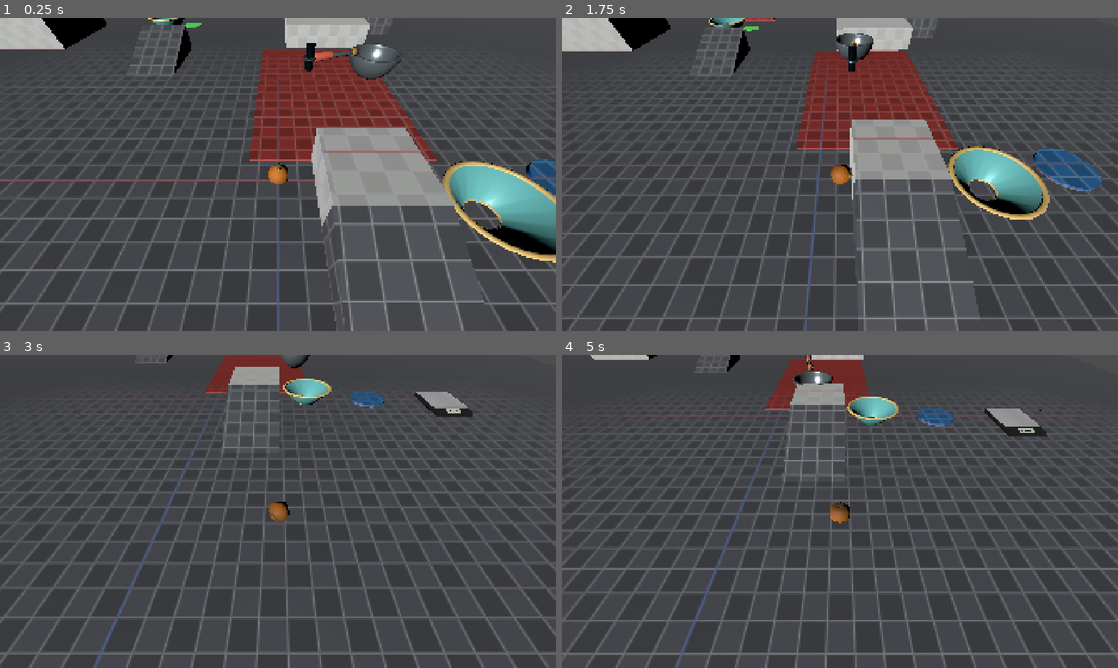
Above: before the commit, frames 1-4 (two rows, left to right).
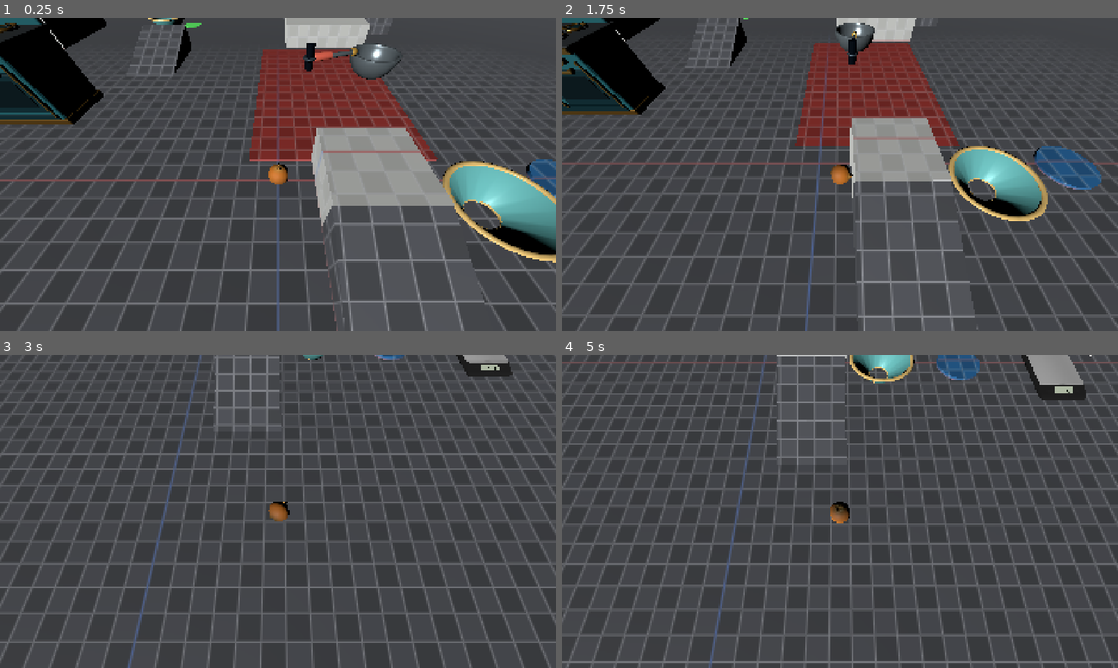
Above: after the commit, the same moments.

Repository: DestroyerMob/rolypoly
Game: Godot game, scene res://scenes/gym_pieces.tscn
Two runs of this game, one before a commit and one after it. Both use one fixed random seed, a clock stepped at 60 frames per second and the inputs below. This scene is started directly instead of the project's main scene.
Inputs (mouse positions are in pixels of both pictures, inside the frame that each line leads up to):
- Up to frame 1 (0.25 s): no input
- Up to frame 2 (1.75 s): tap Enter at 0.5 s; move the mouse to (962, 158) at 0.52 s; hold D (right) 0.53-1.28 s; hold E (interact_door, bound only after the commit) 0.53-1.28 s; click (962, 158) at 0.67 s; tap Space (jump) at 0.77, 1.52 s; tap F (interact_fire, bound only after the commit) at 0.8, 1.35 s; move the mouse to (728, 190) at 1.27 s; hold S (backward) from 1.28 s (still down); click (728, 190) at 1.42 s; tap X at 1.55 s
- Up to frame 3 (3 s): move the mouse to (333, 442) at 2.02 s; release S (backward) at 2.03 s; hold D (right) 2.03-2.78 s; hold X 2.03-2.78 s; click (333, 442) at 2.17 s; tap Z at 2.3, 2.85 s; move the mouse to (250, 574) at 2.77 s; hold W (forward) from 2.78 s (still down); click (250, 574) at 2.92 s
- Up to frame 4 (5 s): tap Space (jump) at 3.02, 3.77, 4.52 s; tap E (interact_door, bound only after the commit) at 3.05, 4.35 s; move the mouse to (1006, 558) at 3.52 s; release W (forward) at 3.53 s; hold F (interact_fire, bound only after the commit) 3.53-4.28 s; hold A (left) from 3.53 s (still down); click (1006, 558) at 3.6 s; move the mouse to (673, 464) at 4.27 s; click (673, 464) at 4.42 s; tap X at 4.55 s

The runs differ from the first frame. In frame 1, 4.6% of the frame differs, in the area x 0-19%, y 0-34%; in frame 2, 18%; in frame 3, 18%; in frame 4, 26%, in the area x 0-100%, y 0-100%.

Commit message:
oven

Diff:
--- a/project.godot
+++ b/project.godot
@@ -68,6 +68,16 @@
 "events": [Object(InputEventMouseButton,"resource_local_to_scene":false,"resource_name":"","device":-1,"window_id":0,"a …(259 unchanged characters)…
 ]
 }
+interact_fire={
+"deadzone": 0.2,
+"events": [Object(InputEventKey,"resource_local_to_scene":false,"resource_name":"","device":-1,"window_id":0,"alt_pressed":false,"shift_pressed":false,"ctrl_pressed":false,"meta_pressed":false,"pressed":false,"keycode":0,"physical_keycode":70,"key_label":0,"unicode":102,"location":0,"echo":false,"script":null)
+]
+}
+interact_door={
+"deadzone": 0.2,
+"events": [Object(InputEventKey,"resource_local_to_scene":false,"resource_name":"","device":-1,"window_id":0,"alt_pressed":false,"shift_pressed":false,"ctrl_pressed":false,"meta_pressed":false,"pressed":false,"keycode":0,"physical_keycode":69,"key_label":0,"unicode":101,"location":0,"echo":false,"script":null)
+]
+}
 
 [physics]
 
--- a/scenes/gym_pieces.tscn
+++ b/scenes/gym_pieces.tscn
@@ -15,6 +15,7 @@
 [ext_resource type="PackedScene" uid="uid://d368ew4qamyqu" path="res://scenes/obstacles/knife.tscn" id="13_7pkvk"]
 [ext_resource type="PackedScene" uid="uid://1wtqcea6r5i0" path="res://scenes/obstacles/scale.tscn" id="14_ydhvk"]
 [ext_resource type="PackedScene" uid="uid://bb3evr04ihd2t" path="res://scenes/flag_hole.tscn" id="15_0rc31"]
+[ext_resource type="PackedScene" path="res://scenes/props/distinct_oven.tscn" id="16_oven"]
 
 [sub_resource type="StandardMaterial3D" id="StandardMaterial3D_dmhqh"]
 albedo_color = Color(0.35, 0.88, 0.38, 1)
@@ -38,6 +39,9 @@
 size = Vector3(80, 0.2, 120)
 pivot = 2
 metadata/_custom_type_script = "uid://bdadou88ia27u"
+
+[node name="DistinctOven" parent="_Kitchen" instance=ExtResource("16_oven")]
+position = Vector3(-17, 0, -6)
 
 [node name="_Obstacles" type="Node" parent="." unique_id=354915527]
 
--- /dev/null
+++ b/scenes/props/distinct_oven.tscn
@@ -0,0 +1,181 @@
+[gd_scene load_steps=13 format=3]
+
+[ext_resource type="PackedScene" path="res://assets/models/props/DistinctOven.glb" id="1_model"]
+[ext_resource type="Script" path="res://scripts/props/distinct_oven.gd" id="2_script"]
+
+[sub_resource type="PhysicsMaterial" id="PhysicsMaterial_oven"]
+friction = 0.82
+rough = true
+bounce = 0.04
+
+[sub_resource type="BoxShape3D" id="BoxShape3D_body"]
+size = Vector3(8.35, 4.34, 3.65)
+
+[sub_resource type="BoxShape3D" id="BoxShape3D_backguard"]
+size = Vector3(8.24, 1.8, 0.42)
+
+[sub_resource type="BoxShape3D" id="BoxShape3D_interaction"]
+size = Vector3(10.5, 6.2, 7.0)
+
+[sub_resource type="StandardMaterial3D" id="StandardMaterial3D_flame_outer"]
+shading_mode = 0
+albedo_color = Color(1, 0.19, 0.015, 1)
+emission_enabled = true
+emission = Color(1, 0.055, 0.005, 1)
+emission_energy_multiplier = 5.0
+
+[sub_resource type="StandardMaterial3D" id="StandardMaterial3D_flame_inner"]
+shading_mode = 0
+albedo_color = Color(1, 0.92, 0.20, 1)
+emission_enabled = true
+emission = Color(1, 0.52, 0.035, 1)
+emission_energy_multiplier = 7.0
+
+[sub_resource type="CylinderMesh" id="CylinderMesh_flame_outer"]
+top_radius = 0.07
+bottom_radius = 0.27
+height = 0.52
+radial_segments = 18
+rings = 3
+
+[sub_resource type="CylinderMesh" id="CylinderMesh_flame_inner"]
+top_radius = 0.025
+bottom_radius = 0.14
+height = 0.36
+radial_segments = 16
+rings = 3
+
+[sub_resource type="StandardMaterial3D" id="StandardMaterial3D_cavity"]
+albedo_color = Color(0.004, 0.006, 0.008, 1)
+metallic = 0.35
+roughness = 0.22
+
+[sub_resource type="BoxMesh" id="BoxMesh_cavity"]
+size = Vector3(3.30, 2.12, 0.04)
+
+[node name="DistinctOven" type="StaticBody3D"]
+physics_material_override = SubResource("PhysicsMaterial_oven")
+script = ExtResource("2_script")
+
+[node name="Model" parent="." instance=ExtResource("1_model")]
+
+[node name="LeftOvenCavity" type="MeshInstance3D" parent="."]
+position = Vector3(-2.02, 2.03, 1.69)
+material_override = SubResource("StandardMaterial3D_cavity")
+mesh = SubResource("BoxMesh_cavity")
+
+[node name="RightOvenCavity" type="MeshInstance3D" parent="."]
+position = Vector3(2.02, 2.03, 1.69)
+material_override = SubResource("StandardMaterial3D_cavity")
+mesh = SubResource("BoxMesh_cavity")
+
+[node name="BodyCollision" type="CollisionShape3D" parent="."]
+position = Vector3(0, 2.17, 0)
+shape = SubResource("BoxShape3D_body")
+
+[node name="BackguardCollision" type="CollisionShape3D" parent="."]
+position = Vector3(0, 5.05, -1.54)
+shape = SubResource("BoxShape3D_backguard")
+
+[node name="InteractionArea" type="Area3D" parent="."]
+collision_layer = 0
+collision_mask = 1
+monitoring = true
+
+[node name="CollisionShape3D" type="CollisionShape3D" parent="InteractionArea"]
+position = Vector3(0, 3.0, 1.0)
+shape = SubResource("BoxShape3D_interaction")
+
+[node name="InteractionPrompt" type="Label3D" parent="."]
+visible = false
+position = Vector3(0, 6.55, 1.85)
+billboard = 1
+no_depth_test = true
+fixed_size = true
+pixel_size = 0.0016
+font_size = 40
+outline_size = 10
+modulate = Color(1, 0.82, 0.30, 1)
+text = "[F] FIRE: OFF     [E] DOORS: CLOSED"
+
+[node name="Flames" type="Node3D" parent="."]
+visible = false
+
+[node name="BurnerFlame1" type="Node3D" parent="Flames"]
+position = Vector3(-2.75, 4.70, 0.85)
+
+[node name="Outer" type="MeshInstance3D" parent="Flames/BurnerFlame1"]
+material_override = SubResource("StandardMaterial3D_flame_outer")
+mesh = SubResource("CylinderMesh_flame_outer")
+
+[node name="Inner" type="MeshInstance3D" parent="Flames/BurnerFlame1"]
+position = Vector3(0, -0.04, 0)
+material_override = SubResource("StandardMaterial3D_flame_inner")
+mesh = SubResource("CylinderMesh_flame_inner")
+
+[node name="BurnerFlame2" type="Node3D" parent="Flames"]
+position = Vector3(-2.75, 4.70, -0.62)
+
+[node name="Outer" type="MeshInstance3D" parent="Flames/BurnerFlame2"]
+material_override = SubResource("StandardMaterial3D_flame_outer")
+mesh = SubResource("CylinderMesh_flame_outer")
+
+[node name="Inner" type="MeshInstance3D" parent="Flames/BurnerFlame2"]
+position = Vector3(0, -0.04, 0)
+material_override = SubResource("StandardMaterial3D_flame_inner")
+mesh = SubResource("CylinderMesh_flame_inner")
+
+[node name="BurnerFlame3" type="Node3D" parent="Flames"]
+position = Vector3(0, 4.70, 0.85)
+
+[node name="Outer" type="MeshInstance3D" parent="Flames/BurnerFlame3"]
+material_override = SubResource("StandardMaterial3D_flame_outer")
+mesh = SubResource("CylinderMesh_flame_outer")
+
+[node name="Inner" type="MeshInstance3D" parent="Flames/BurnerFlame3"]
+position = Vector3(0, -0.04, 0)
+material_override = SubResource("StandardMaterial3D_flame_inner")
+mesh = SubResource("CylinderMesh_flame_inner")
+
+[node name="BurnerFlame4" type="Node3D" parent="Flames"]
+position = Vector3(0, 4.70, -0.62)
+
+[node name="Outer" type="MeshInstance3D" parent="Flames/BurnerFlame4"]
+material_override = SubResource("StandardMaterial3D_flame_outer")
+mesh = SubResource("CylinderMesh_flame_outer")
+
+[node name="Inner" type="MeshInstance3D" parent="Flames/BurnerFlame4"]
+position = Vector3(0, -0.04, 0)
+material_override = SubResource("StandardMaterial3D_flame_inner")
+mesh = SubResource("CylinderMesh_flame_inner")
+
+[node name="BurnerFlame5" type="Node3D" parent="Flames"]
+position = Vector3(2.75, 4.70, 0.85)
+
+[node name="Outer" type="MeshInstance3D" parent="Flames/BurnerFlame5"]
+material_override = SubResource("StandardMaterial3D_flame_outer")
+mesh = SubResource("CylinderMesh_flame_outer")
+
+[node name="Inner" type="MeshInstance3D" parent="Flames/BurnerFlame5"]
+position = Vector3(0, -0.04, 0)
+material_override = SubResource("StandardMaterial3D_flame_inner")
+mesh = SubResource("CylinderMesh_flame_inner")
+
+[node name="BurnerFlame6" type="Node3D" parent="Flames"]
+position = Vector3(2.75, 4.70, -0.62)
+
+[node name="Outer" type="MeshInstance3D" parent="Flames/BurnerFlame6"]
+material_override = SubResource("StandardMaterial3D_flame_outer")
+mesh = SubResource("CylinderMesh_flame_outer")
+
+[node name="Inner" type="MeshInstance3D" parent="Flames/BurnerFlame6"]
+position = Vector3(0, -0.04, 0)
+material_override = SubResource("StandardMaterial3D_flame_inner")
+mesh = SubResource("CylinderMesh_flame_inner")
+
+[node name="Glow" type="OmniLight3D" parent="Flames"]
+position = Vector3(0, 5.0, 0)
+light_color = Color(1, 0.22, 0.035, 1)
+light_energy = 4.5
+shadow_enabled = true
+omni_range = 8.0
--- /dev/null
+++ b/scenes/props/distinct_oven_demo.tscn
@@ -0,0 +1,77 @@
+[gd_scene load_steps=11 format=3]
+
+[ext_resource type="PackedScene" path="res://packed_scenes/player.tscn" id="1_player"]
+[ext_resource type="PackedScene" path="res://scenes/props/distinct_oven.tscn" id="2_oven"]
+[ext_resource type="Script" path="res://scripts/camera.gd" id="3_camera"]
+[ext_resource type="PackedScene" path="res://scenes/death_zone.tscn" id="4_death"]
+
+[sub_resource type="BoxShape3D" id="BoxShape3D_floor"]
+size = Vector3(18, 1, 15)
+
+[sub_resource type="BoxMesh" id="BoxMesh_floor"]
+size = Vector3(18, 1, 15)
+
+[sub_resource type="StandardMaterial3D" id="StandardMaterial3D_floor"]
+albedo_color = Color(0.26, 0.20, 0.15, 1)
+roughness = 0.84
+
+[sub_resource type="ProceduralSkyMaterial" id="ProceduralSkyMaterial_demo"]
+sky_top_color = Color(0.025, 0.06, 0.09, 1)
+sky_horizon_color = Color(0.55, 0.39, 0.24, 1)
+ground_bottom_color = Color(0.02, 0.018, 0.016, 1)
+ground_horizon_color = Color(0.30, 0.21, 0.16, 1)
+
+[sub_resource type="Sky" id="Sky_demo"]
+sky_material = SubResource("ProceduralSkyMaterial_demo")
+
+[sub_resource type="Environment" id="Environment_demo"]
+background_mode = 2
+sky = SubResource("Sky_demo")
+ambient_light_source = 3
+ambient_light_color = Color(0.72, 0.82, 1, 1)
+ambient_light_energy = 0.58
+tonemap_mode = 2
+ssao_enabled = true
+ssao_radius = 2.0
+ssao_intensity = 1.25
+
+[node name="DistinctOvenDemo" type="Node3D"]
+
+[node name="Floor" type="StaticBody3D" parent="."]
+
+[node name="CollisionShape3D" type="CollisionShape3D" parent="Floor"]
+position = Vector3(0, -0.5, 0)
+shape = SubResource("BoxShape3D_floor")
+
+[node name="MeshInstance3D" type="MeshInstance3D" parent="Floor"]
+position = Vector3(0, -0.5, 0)
+material_override = SubResource("StandardMaterial3D_floor")
+mesh = SubResource("BoxMesh_floor")
+
+[node name="DistinctOven" parent="." instance=ExtResource("2_oven")]
+
+[node name="Player" parent="." instance=ExtResource("1_player")]
+position = Vector3(0, 0.75, 5.4)
+
+[node name="DeathZone" parent="." instance=ExtResource("4_death")]
+position = Vector3(0, -5, 0)
+
+[node name="Camera3D" type="Camera3D" parent="."]
+position = Vector3(11.5, 9.5, 13.5)
+fov = 62.0
+script = ExtResource("3_camera")
+
+[node name="DirectionalLight3D" type="DirectionalLight3D" parent="."]
+rotation_degrees = Vector3(-52, -36, 0)
+light_color = Color(1, 0.84, 0.68, 1)
+light_energy = 1.25
+shadow_enabled = true
+
+[node name="FillLight" type="OmniLight3D" parent="."]
+position = Vector3(-5, 6, 5)
+light_color = Color(0.38, 0.60, 1, 1)
+light_energy = 8.0
+omni_range = 18.0
+
+[node name="WorldEnvironment" type="WorldEnvironment" parent="."]
+environment = SubResource("Environment_demo")
--- a/scripts/camera.gd
+++ b/scripts/camera.gd
@@ -1,17 +1,67 @@
 extends Node3D
+
+@export_category("Follow View")
+@export_range(10.0, 80.0, 1.0) var minimum_pitch_degrees := 18.0
+@export_range(10.0, 85.0, 1.0) var maximum_pitch_degrees := 72.0
+@export_range(1.0, 15.0, 0.5) var wheel_pitch_step_degrees := 5.0
+@export_range(0.05, 1.0, 0.05) var mouse_pitch_sensitivity := 0.22
+@export_range(10.0, 90.0, 1.0) var keyboard_pitch_speed := 42.0
 
 @onready var player: Player = $"../Player"
 var start_offset: Vector3
+var _follow_distance := 1.0
+var _horizontal_direction := Vector3.BACK
+var _pitch_radians := deg_to_rad(45.0)
 
 func _ready() -> void:
 	start_offset = global_position - player.global_position
+	_follow_distance = maxf(start_offset.length(), 0.1)
+	var horizontal := Vector3(start_offset.x, 0.0, start_offset.z)
+	if horizontal.length_squared() > 0.0001:
+		_horizontal_direction = horizontal.normalized()
+	_pitch_radians = atan2(start_offset.y, maxf(horizontal.length(), 0.001))
+	_set_pitch_degrees(rad_to_deg(_pitch_radians))
+	follow_player()
 
-func _physics_process(_delta: float) -> void:
+func _physics_process(delta: float) -> void:
+	var keyboard_input := (
+		float(Input.is_physical_key_pressed(KEY_X))
+		- float(Input.is_physical_key_pressed(KEY_Z))
+	)
+	if not is_zero_approx(keyboard_input):
+		_set_pitch_degrees(rad_to_deg(_pitch_radians) + keyboard_input * keyboard_pitch_speed * delta)
 	follow_player()
+
+
+func _unhandled_input(event: InputEvent) -> void:
+	# LevelBuilder disables follow physics while using its free camera.
+	if not is_physics_processing():
+		return
+	if event is InputEventMouseButton and event.pressed:
+		if event.button_index == MOUSE_BUTTON_WHEEL_UP:
+			_set_pitch_degrees(rad_to_deg(_pitch_radians) + wheel_pitch_step_degrees)
+			get_viewport().set_input_as_handled()
+		elif event.button_index == MOUSE_BUTTON_WHEEL_DOWN:
+			_set_pitch_degrees(rad_to_deg(_pitch_radians) - wheel_pitch_step_degrees)
+			get_viewport().set_input_as_handled()
+	elif event is InputEventMouseMotion and Input.is_mouse_button_pressed(MOUSE_BUTTON_RIGHT):
+		_set_pitch_degrees(rad_to_deg(_pitch_radians) - event.relative.y * mouse_pitch_sensitivity)
+		get_viewport().set_input_as_handled()
 
 func follow_player() -> void:
 	global_position = player.global_position + start_offset
 	look_at(player.global_position, Vector3.UP)
+
+
+func _set_pitch_degrees(value: float) -> void:
+	var minimum := minf(minimum_pitch_degrees, maximum_pitch_degrees)
+	var maximum := maxf(minimum_pitch_degrees, maximum_pitch_degrees)
+	_pitch_radians = deg_to_rad(clampf(value, minimum, maximum))
+	var horizontal_distance := cos(_pitch_radians) * _follow_distance
+	start_offset = (
+		_horizontal_direction * horizontal_distance
+		+ Vector3.UP * sin(_pitch_radians) * _follow_distance
+	)
 
 func restore_follow_view() -> void:
 	follow_player()
--- /dev/null
+++ b/scripts/props/distinct_oven.gd
@@ -0,0 +1,138 @@
+class_name DistinctOven
+extends StaticBody3D
+
+signal burners_changed(enabled: bool)
+signal doors_changed(opened: bool)
+
+@export_category("Burners")
+@export var start_burners_on := false
+@export_range(0.5, 6.0, 0.1) var flame_speed := 2.4
+
+@export_category("Doors")
+@export var start_doors_open := false
+@export_range(45.0, 105.0, 1.0) var door_open_angle_degrees := 82.0
+@export_range(0.15, 2.0, 0.05) var door_animation_duration := 0.65
+
+@onready var flames: Node3D = $Flames
+@onready var model_root: Node3D = $Model/DistinctOven_Root
+@onready var interaction_prompt: Label3D = $InteractionPrompt
+@onready var interaction_area: Area3D = $InteractionArea
+
+var burners_on := false
+var doors_open := false
+var _left_door_pivot: Node3D
+var _right_door_pivot: Node3D
+var _door_tween: Tween
+var _flame_time := 0.0
+var _players_in_range: Array[Node3D] = []
+
+
+func _ready() -> void:
+	_left_door_pivot = _create_door_pivot("Left", -3.76)
+	_right_door_pivot = _create_door_pivot("Right", 3.76)
+	interaction_area.body_entered.connect(_on_interaction_body_entered)
+	interaction_area.body_exited.connect(_on_interaction_body_exited)
+	interaction_prompt.visible = false
+	set_burners_enabled(start_burners_on)
+	set_doors_open(start_doors_open, true)
+
+
+func _unhandled_input(event: InputEvent) -> void:
+	if _players_in_range.is_empty():
+		return
+	if event is InputEventKey and event.echo:
+		return
+	if event.is_action_pressed(&"interact_fire"):
+		toggle_burners()
+		get_viewport().set_input_as_handled()
+	elif event.is_action_pressed(&"interact_door"):
+		toggle_doors()
+		get_viewport().set_input_as_handled()
+
+
+func _process(delta: float) -> void:
+	if not burners_on:
+		return
+	_flame_time += delta * flame_speed
+	var index := 0
+	for child in flames.get_children():
+		if child is Node3D and child.name.begins_with("BurnerFlame"):
+			var pulse := 0.92 + sin(_flame_time + index * 1.37) * 0.10
+			child.scale = Vector3(1.0 / pulse, pulse, 1.0 / pulse)
+			child.rotation.y = sin(_flame_time * 0.7 + index) * 0.12
+			index += 1
+
+
+func toggle_burners() -> void:
+	set_burners_enabled(not burners_on)
+
+
+func set_burners_enabled(enabled: bool) -> void:
+	burners_on = enabled
+	flames.visible = enabled
+	set_process(enabled)
+	if not enabled:
+		_flame_time = 0.0
+		for child in flames.get_children():
+			if child is Node3D and child.name.begins_with("BurnerFlame"):
+				child.scale = Vector3.ONE
+	_update_interaction_prompt()
+	burners_changed.emit(enabled)
+
+
+func toggle_doors() -> void:
+	set_doors_open(not doors_open)
+
+
+func set_doors_open(opened: bool, immediate := false) -> void:
+	doors_open = opened
+	if _door_tween:
+		_door_tween.kill()
+
+	var left_target := deg_to_rad(-door_open_angle_degrees if opened else 0.0)
+	var right_target := deg_to_rad(door_open_angle_degrees if opened else 0.0)
+	if immediate:
+		_left_door_pivot.rotation.y = left_target
+		_right_door_pivot.rotation.y = right_target
+	else:
+		_door_tween = create_tween().set_parallel(true)
+		_door_tween.set_trans(Tween.TRANS_BACK).set_ease(Tween.EASE_OUT)
+		_door_tween.tween_property(_left_door_pivot, "rotation:y", left_target, door_animation_duration)
+		_door_tween.tween_property(_right_door_pivot, "rotation:y", right_target, door_animation_duration)
+	_update_interaction_prompt()
+	doors_changed.emit(opened)
+
+
+func _on_interaction_body_entered(body: Node3D) -> void:
+	if body is Player and not _players_in_range.has(body):
+		_players_in_range.append(body)
+		interaction_prompt.visible = true
+		_update_interaction_prompt()
+
+
+func _on_interaction_body_exited(body: Node3D) -> void:
+	_players_in_range.erase(body)
+	interaction_prompt.visible = not _players_in_range.is_empty()
+
+
+func _update_interaction_prompt() -> void:
+	if not is_node_ready():
+		return
+	interaction_prompt.text = "[F] FIRE: %s     [E] DOORS: %s" % [
+		"ON" if burners_on else "OFF",
+		"OPEN" if doors_open else "CLOSED",
+	]
+
+
+func _create_door_pivot(side: String, hinge_x: float) -> Node3D:
+	var pivot := Node3D.new()
+	pivot.name = side + "DoorPivot"
+	model_root.add_child(pivot)
+	# Model coordinates are converted from Blender Z-up to Godot Y-up.
+	pivot.position = Vector3(hinge_x, 2.03, 1.715)
+
+	var prefix := "DistinctOven_" + side
+	for child in model_root.get_children():
+		if child != pivot and child is Node3D and child.name.begins_with(prefix):
+			child.reparent(pivot, true)
+	return pivot
Binary file added: assets/models/props/DistinctOven.glb
Not shown, added: assets/models/props/DistinctOven.glb.import
Binary file added: renders/distinct_oven_preview.png
Not shown, added: renders/distinct_oven_preview.png.import
Not shown, added: scripts/props/distinct_oven.gd.uid
Not shown, added: assets/models/source/DistinctOven.blend
